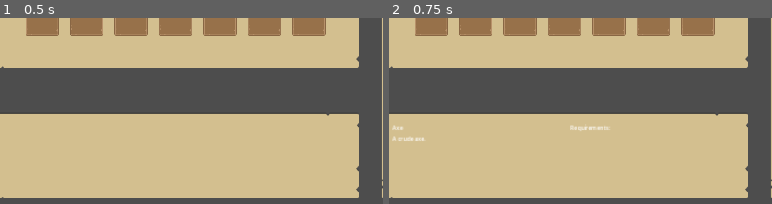
Above: before the commit, frames 1-2 (left to right).
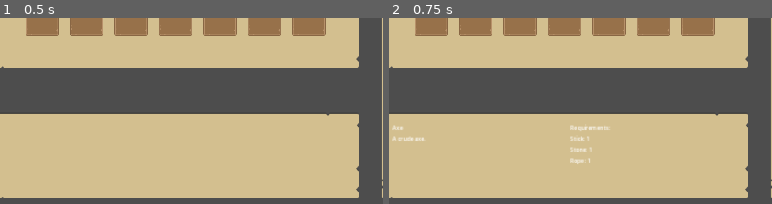
Above: after the commit, the same moments.

Repository: gevonstria/island_survivor
Game: Godot game, scene res://bulletins/crafting_menu.tscn
The game is run twice, just before and just after one commit, with the same random seed, the same clock (stepped at 60 frames per second) and the same inputs. This scene is started directly instead of the project's main scene.
Inputs (mouse positions are % of the whole screen's width and height, from its top left):
- Up to frame 1 (0.5 s): no input
- Up to frame 2 (0.75 s): click (66, 61) at 0.52 s
The pictures show only the part of the screen within x 2-52%, y 50-100%; the shares and areas given below are measured in that part.

Frame 1 is identical in both runs. In frame 2, 0.2% of the frame differs, in the area x 47-54%, y 63-79%.
Error before the commit: Invalid access to property or key 'needs_tindexbox' on a base object of type 'Resource (CraftingBlueprintResource)'. (res://bulletins/crafting_menu.gd:32)

Commit message:
fix crafting and cooking bug

Diff:
--- a/bulletins/cooking_menu.gd
+++ b/bulletins/cooking_menu.gd
@@ -29,7 +29,7 @@
 		starting_cooking_slot.set_item_key(cooking_recipe.uncooked_item)
 		start_cooking()
 	elif cooking_state == InteractableCooker.CookingStates.Cooked:
-		final_cooking_slot.set_item_key(cooking_recipe.uncooked_item)
+		final_cooking_slot.set_item_key(cooking_recipe.cooked_item)
 
 	super()
 
--- a/bulletins/crafting_menu.gd
+++ b/bulletins/crafting_menu.gd
@@ -29,7 +29,7 @@
 	if blueprint.needs_multitool:
 		item_extra_info_label.text += "\nMultitool"
 
-	if blueprint.needs_tindexbox:
+	if blueprint.needs_tinderbox:
 		item_extra_info_label.text += "\nTinderBox"
 
 	for cost_resource in blueprint.cost:
